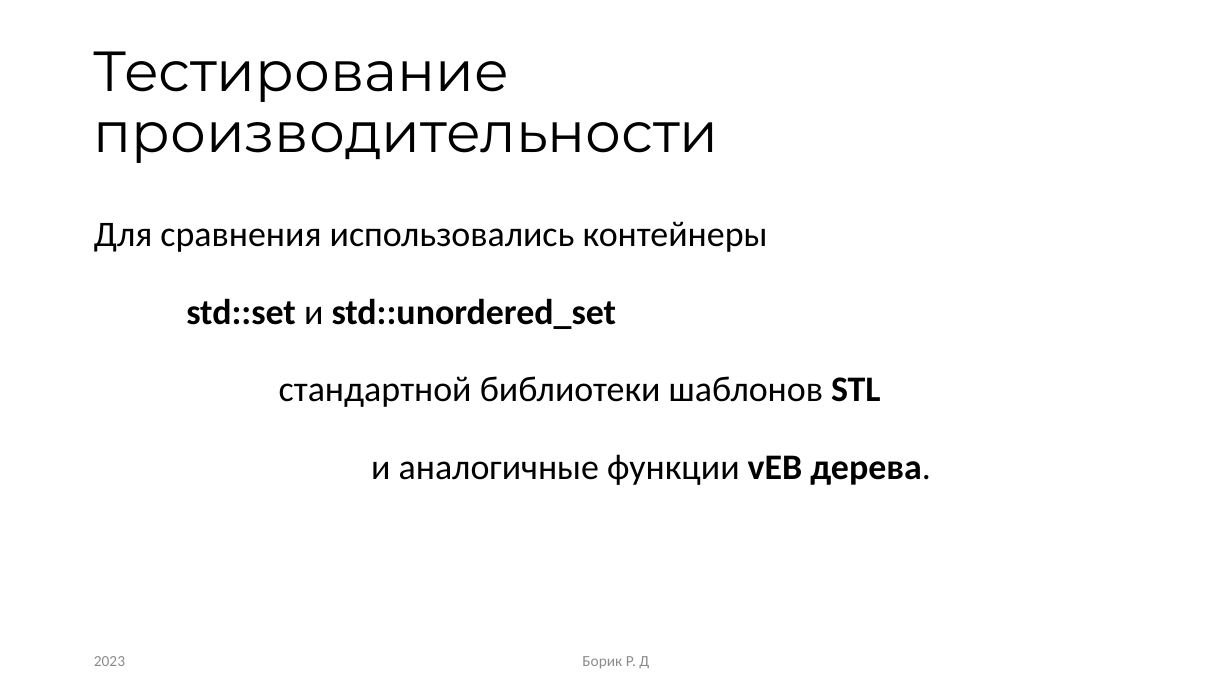
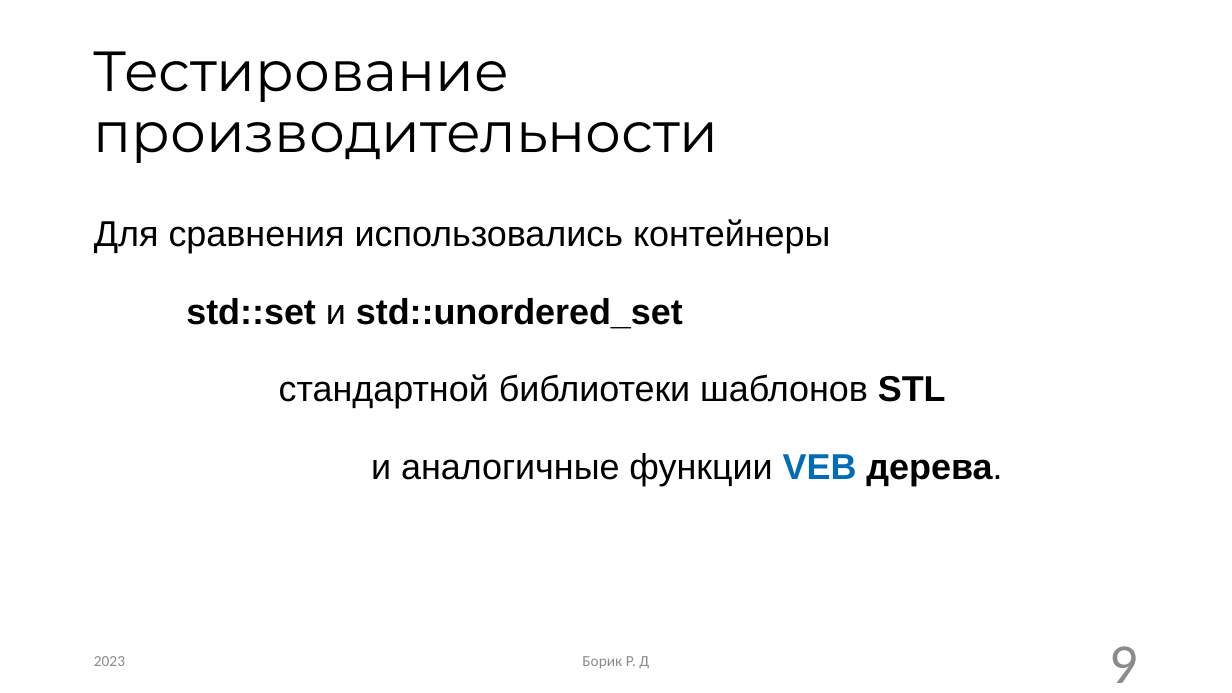
Before and after one commit to RandomServant/Van-Emde-Boas-tree, a slide deck: slide 9 of Presentation van Emde Boas tree.pptx (slide 14 before the commit). Drawn at 1232x693 pixels with LibreOffice and Linux fonts; fonts in the diff are those of the drawing. Boxes give left, top, right and bottom in pixels: in the first picture for what was removed or moved away, otherwise in the second. Text is boxed around its words. In the diff, an @@ line names an element or a change of style, - is before the commit and + after.

```diff
--- a/Presentation van Emde Boas tree.pptx
+++ b/Presentation van Emde Boas tree.pptx
@@ text at [94, 219, 946, 408]: font Calibri to Arial in "Для сравнения использовались контейнеры", "std::set и std::unordered_set", "стандартной библиотеки шаблонов STL" @@
@@ text at [371, 453, 1002, 486]: text changed; font Calibri to Arial @@
-и аналогичные функции vEB дерева.
+и аналогичные функции VEB дерева.
@@ page number added at [1109, 646, 1138, 683], 44 pt, text #8C8C8C @@
+9
```
Also in this commit, not shown: 15 other slides changed, 1 slide added, 5 slides removed.
